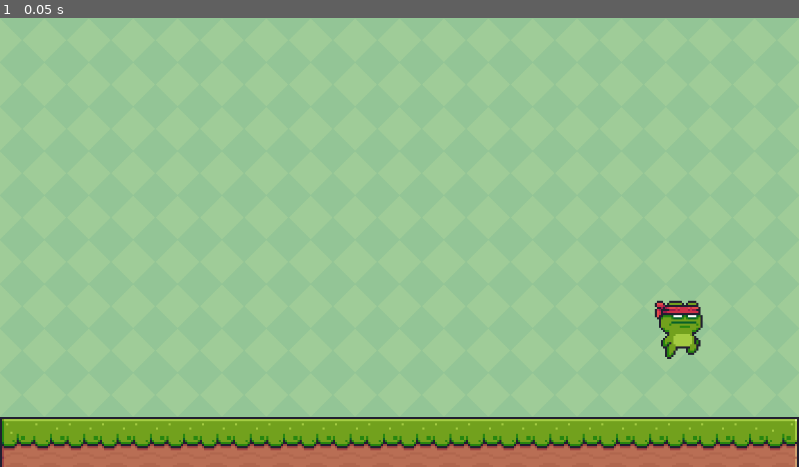
Above: before the commit, frame 1.
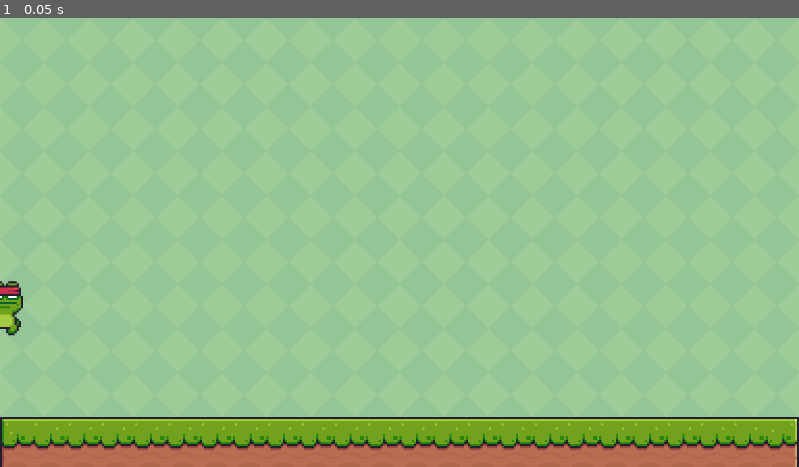
Above: after the commit, the same moment.

Repository: Matheuscraft011/game
Game: Godot game, scene res://main.tscn
The game is run twice, just before and just after one commit, with the same random seed, the same clock (stepped at 60 frames per second) and the same inputs.
Inputs:
- Up to frame 1 (0.05 s): no input

The runs differ from the first frame. In frame 1, 0.9% of the frame differs, in the area x 0-88%, y 58-76%.

Commit message:
mexi o meliante divino para a esquerda de um jeito maneiro

Diff:
--- a/main.tscn
+++ b/main.tscn
@@ -174,4 +174,4 @@
 layer_0/tile_data = PackedInt32Array(786432, 393216, 0, 786433, 458752, 0, 786434, 458752, 0, 786435, 458752, 0, 786436 …(829 unchanged characters)…
 
 [node name="CharacterBody2D" parent="." instance=ExtResource("3_bfl3g")]
-position = Vector2(980, 444)
+position = Vector2(6.10352e-05, 416)
